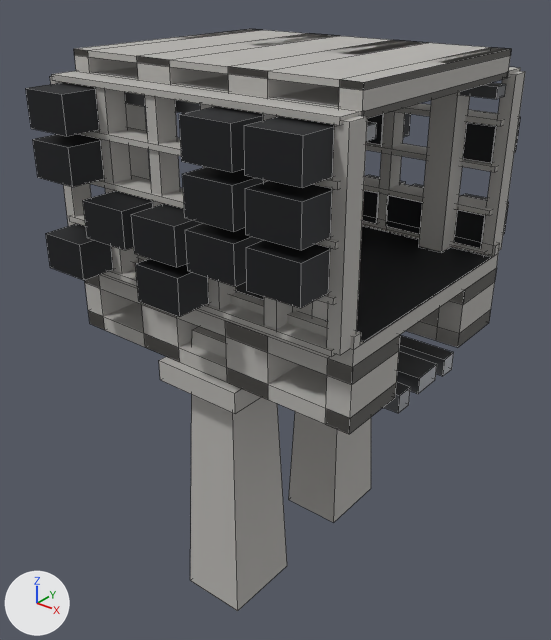
The FBX model Assets/_Project/04.Art/02.Models/Megastructure/SM_Mega_Habitat.fbx as it was, and as the next commit left it.
Rendered twice from a 50 mm lens placed at (56.6, -73.9, 67.5), pointed at (-1.7, -0.9, 22.3). The axes (+X, +Y, +Z) are drawn at lower left. The lights are the same throughout. The older version comes first. Mesh edges are drawn as thin lines. Where no turn or scale is listed for an object, it has been applied to the vertices. Vertices at exactly the same position are counted once.

Names of what the first picture shows: 'SM_Mega_Habitat'.
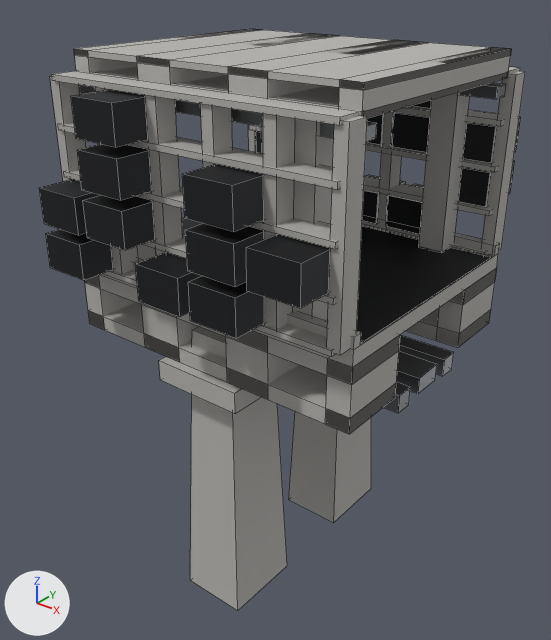
Scene script edits in JSON lines:
```json
{"block": "me_sm_mega_habitat", "where": "# used by ob_sm_mega_habitat; location = (0.0, 0.0, 0.0)"}
{"op": "remove", "block": "me_sm_mega_habitat", "code": "me_sm_mega_habitat.from_pydata(...)  # 784 vertices, 612 faces; spans x -21.0..21.0, y -23.2..23.3, z -14.0..57.2"}
{"op": "add", "block": "me_sm_mega_habitat", "code": "me_sm_mega_habitat.from_pydata(...)  # 768 vertices, 600 faces; spans x -21.0..21.0, y -23.2..23.3, z -14.0..57.2"}
{"block": "me_sm_mega_habitat", "change": "me_sm_mega_habitat part 1: the loose piece of 8 vertices spanning x -3.2..3.2, y -23.2..-15.7, z 38.2..42.6 is moved by (7.9, 0.0, -5.6)"}
{"block": "me_sm_mega_habitat", "change": "me_sm_mega_habitat part 2: the loose piece of 8 vertices spanning x -19.0..-12.6, y -23.2..-15.7, z 43.8..48.2 is moved by (0.0, 0.0, -5.6)"}
{"block": "me_sm_mega_habitat", "change": "me_sm_mega_habitat part 3: the loose piece of 8 vertices spanning x -19.0..-12.6, y -23.2..-15.7, z 49.4..53.8 is moved by (7.9, 0.0, -5.6)"}
{"block": "me_sm_mega_habitat", "change": "me_sm_mega_habitat part 4: the loose piece of 8 vertices spanning x 4.7..11.1, y -23.2..-15.7, z 49.4..53.8 is moved by (-15.8, 0.0, 0.0)"}
{"block": "me_sm_mega_habitat", "change": "me_sm_mega_habitat part 5: the loose piece of 8 vertices spanning x 12.6..19.0, y 15.8..23.3, z 32.6..37.0 is moved by (0.0, 0.0, 5.6)"}
{"block": "me_sm_mega_habitat", "change": "me_sm_mega_habitat part 6: the loose piece of 8 vertices spanning x -19.0..-12.6, y 15.8..23.3, z 43.8..48.2 is moved by (23.8, 0.0, 0.0)"}
{"block": "me_sm_mega_habitat", "change": "me_sm_mega_habitat part 7: the loose piece of 8 vertices spanning x 12.6..19.0, y -23.2..-15.7, z 49.4..53.8 is moved by (-7.9, 39.0, 0.0)"}
{"block": "me_sm_mega_habitat", "change": "me_sm_mega_habitat part 8: the loose piece of 8 vertices spanning x 12.6..19.0, y -23.2..-15.7, z 43.8..48.2 is deleted"}
{"block": "me_sm_mega_habitat", "change": "other edits to the shape of me_sm_mega_habitat do not show in these pictures"}
```

Boxes [x1, y1, x2, y2] around the edits, measured in the pictures (551 x 640 px; the box of a moved part takes in the faces that stretch with it):
```json
{"object": "SM_Mega_Habitat", "change": "reshaped", "before": [26, 29, 525, 611], "after": [39, 29, 525, 611]}
{"part": 1, "of": "me_sm_mega_habitat", "change": "moved or reshaped", "before": [131, 204, 202, 267], "after": [188, 276, 265, 338]}
{"part": 2, "of": "me_sm_mega_habitat", "change": "moved or reshaped", "before": [33, 134, 104, 187], "after": [39, 179, 100, 235]}
{"part": 3, "of": "me_sm_mega_habitat", "change": "moved or reshaped", "before": [26, 82, 99, 136], "after": [77, 144, 152, 200]}
{"part": 4, "of": "me_sm_mega_habitat", "change": "moved or reshaped", "before": [179, 106, 263, 172], "after": [71, 90, 148, 147]}
{"part": 5, "of": "me_sm_mega_habitat", "change": "moved or reshaped", "before": [454, 194, 509, 248], "after": [458, 161, 515, 207]}
{"part": 6, "of": "me_sm_mega_habitat", "change": "moved or reshaped", "after": [391, 112, 430, 152], "on screen": "not visible before"}
{"part": 7, "of": "me_sm_mega_habitat", "change": "moved or reshaped", "before": [244, 116, 334, 188], "after": [411, 100, 431, 108], "on screen": "mostly hidden afterwards"}
{"part": 8, "of": "me_sm_mega_habitat", "change": "deleted", "before": [245, 181, 332, 250]}
```
